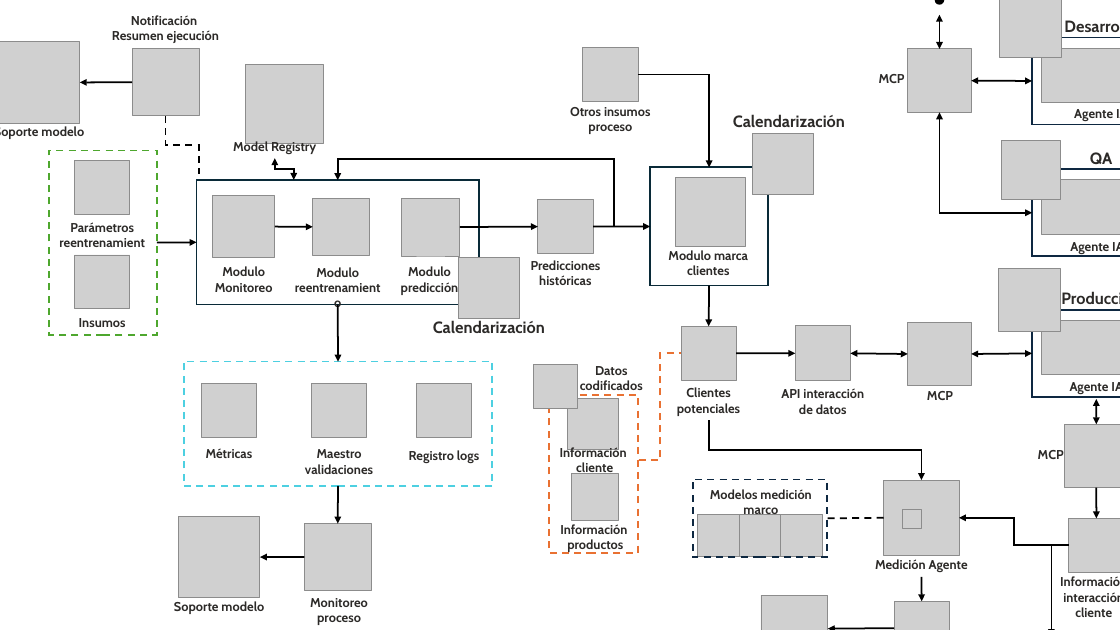
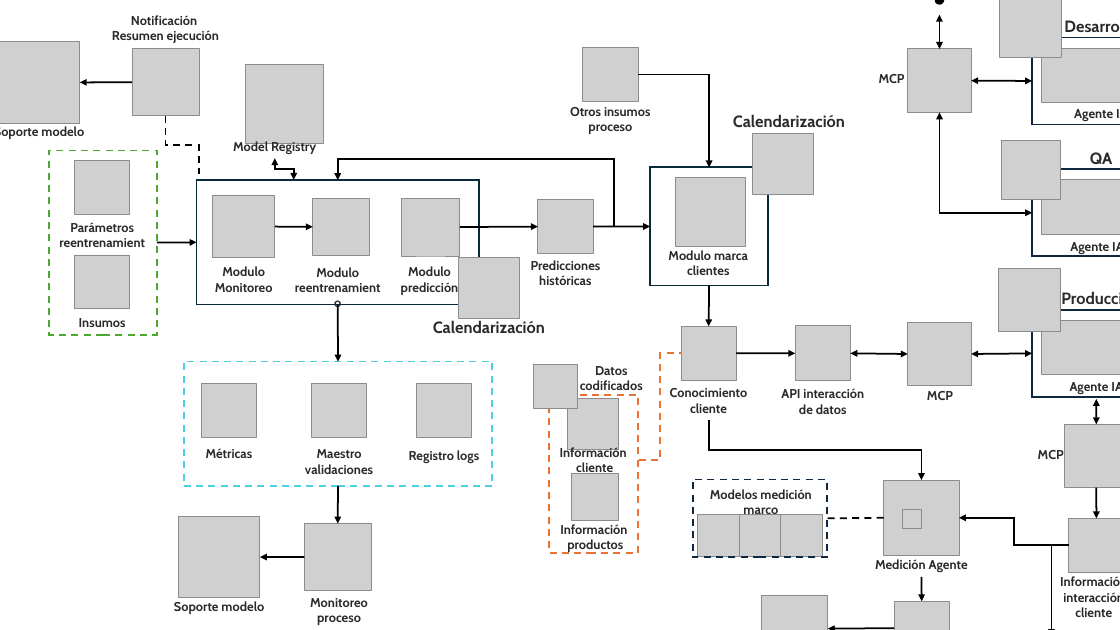
Before and after one commit to sergioherrera034/prueba_tecnica_2026, a slide deck: slide 2 of docs/Diagramas.pptx. Drawn at 1120x630 pixels with LibreOffice and Linux fonts; fonts in the diff are those of the drawing; grey boxes stand for pictures; background and template pictures are left out. Boxes give left, top, right and bottom in pixels: in the first picture for what was removed or moved away, otherwise in the second. Text is boxed around its words. In the diff, an @@ line names an element or a change of style, - is before the commit and + after.

```diff
--- a/docs/Diagramas.pptx
+++ b/docs/Diagramas.pptx
@@ text at [670, 388, 748, 413]: text changed @@
-Clientes potenciales
+Conocimiento cliente
```
Also in this commit, not shown: 1 other slide changed, 1 slide added, 9 other files.
